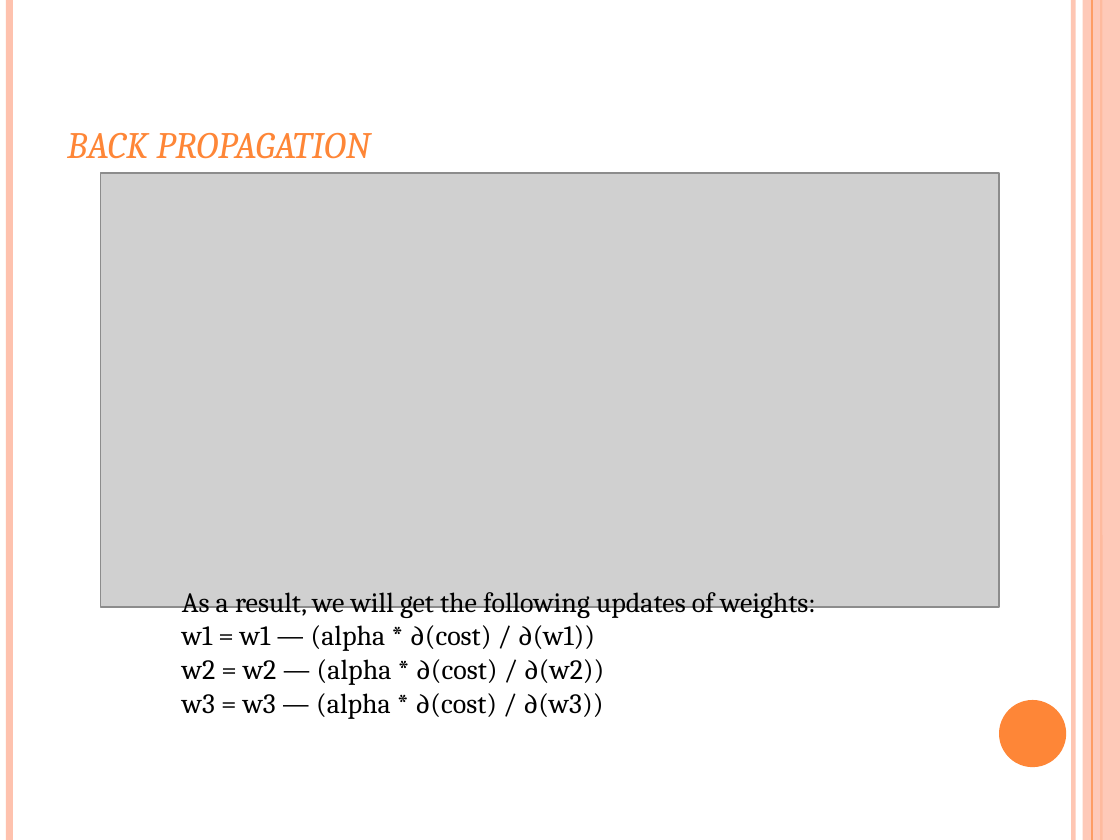
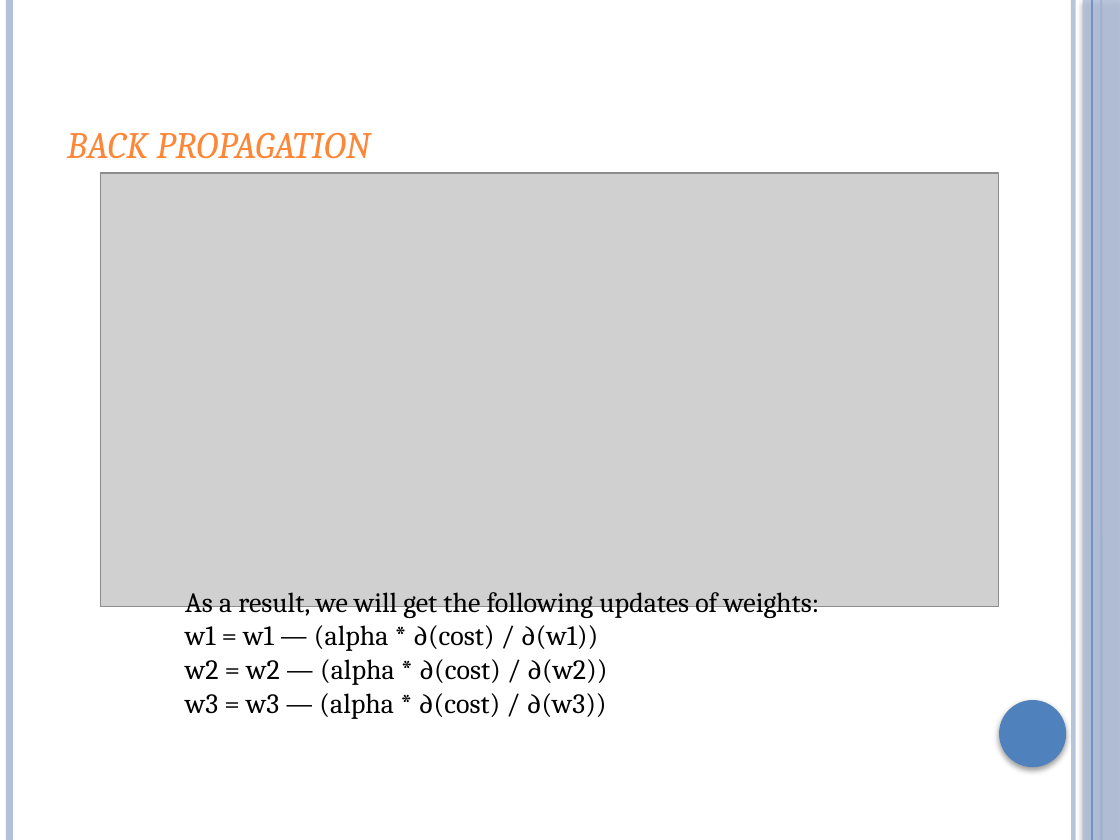
Before and after one commit to Aiganymus/machine-learning-2019, a slide deck: slide 11 of lectures/7. Neural Networks PART1.pptx. Drawn at 1120x840 pixels with LibreOffice and Linux fonts; fonts in the diff are those of the drawing; grey boxes stand for pictures. Boxes give left, top, right and bottom in pixels: in the first picture for what was removed or moved away, otherwise in the second. Text is boxed around its words. In the diff, an @@ line names an element or a change of style, - is before the commit and + after.

```diff
--- a/lectures/7. Neural Networks PART1.pptx
+++ b/lectures/7. Neural Networks PART1.pptx
@@ line (9, 0) - (9, 840): stroke #FEC3AE 4.5 pt to #B3C1DB 4.51 pt @@
@@ line (1073, 0) - (1073, 840): stroke #FEC3AE 3 pt to #B3C1DB 3 pt @@
@@ rectangle at [1083,0,1120,840]: fill #FEC3AE at 87% opacity to #B3C1DB at 87% opacity; shadow on @@
@@ line (1092, 0) - (1092, 840): stroke #FE8637 0.75 pt to #4F81BD 0.74 pt @@
@@ line (1101, 0) - (1101, 840): stroke #FE8637 1.5 pt to #4F81BD 1.5 pt @@
@@ text "As a result, we will ...": place and size @@
-text "As a result, we will ..." at [182,592,816,719]
+text "As a result, we will ..." at [185,592,820,719]
@@ ellipse at [999,700,1066,767]: fill #FE8637 to #4F81BD; shadow on @@
```
Also in this commit, not shown: 24 other slides changed, 22 other files.
